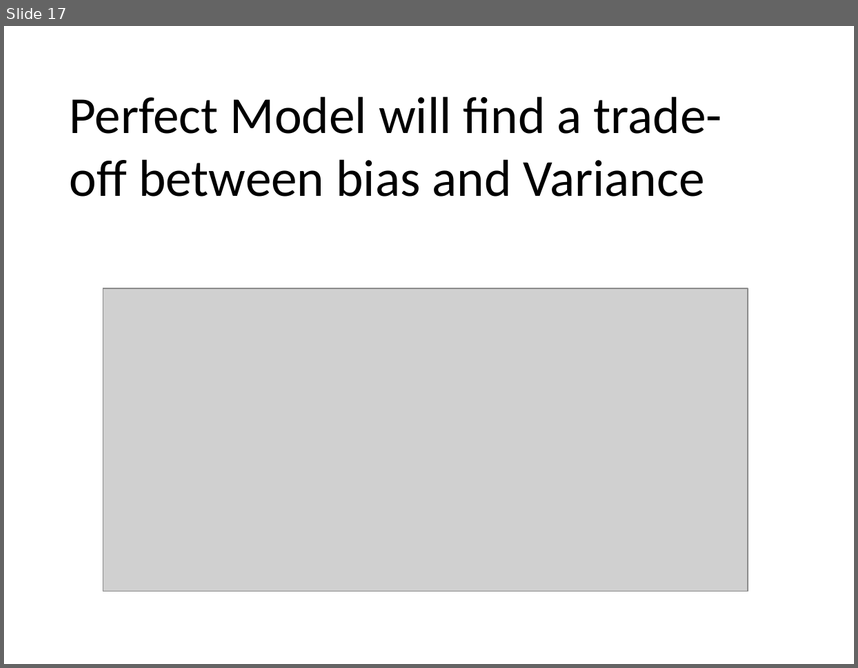
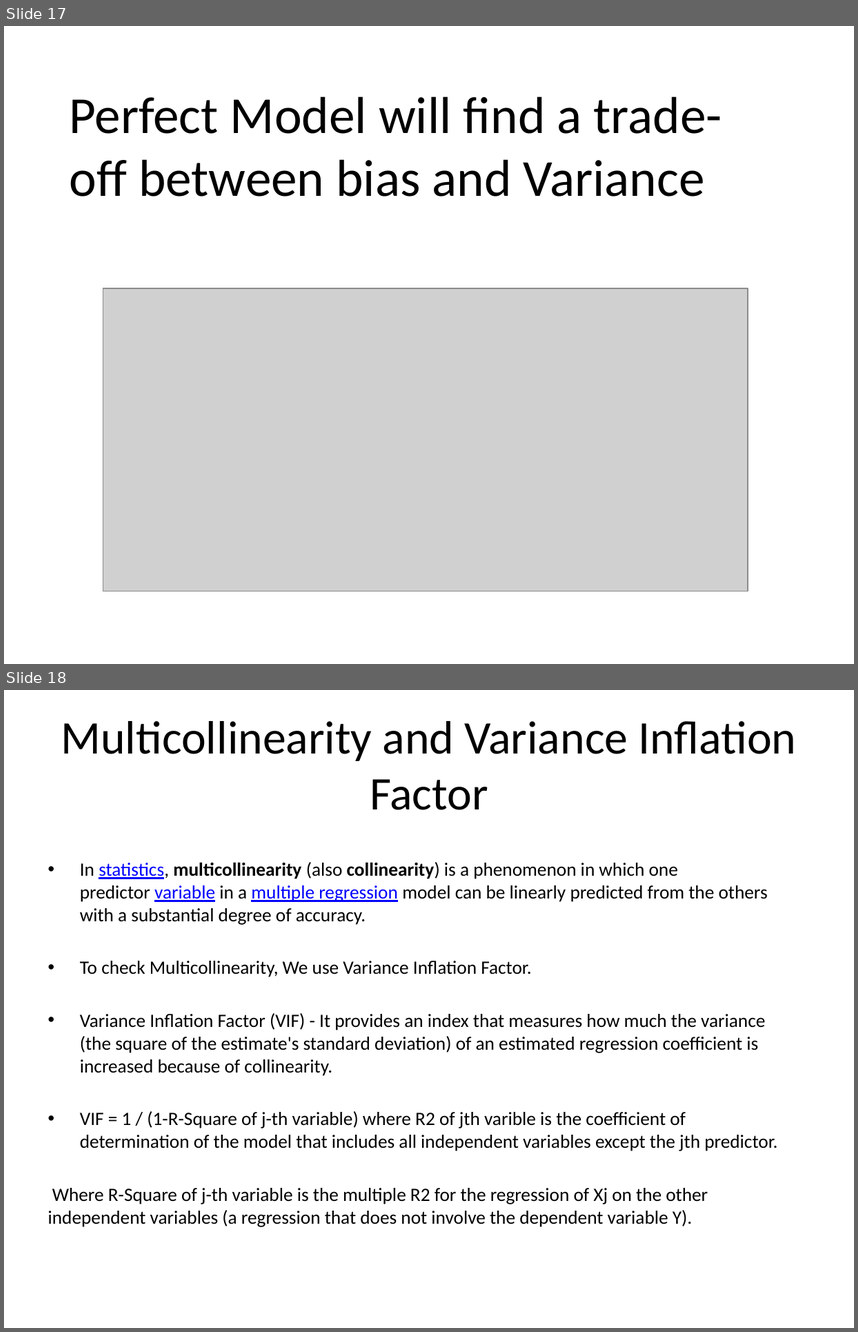
Before and after one commit to AAbbhishekk/IBMCApSTONE, a slide deck: Introduction To Linear Regression.pptx. Shown one above the other, each under a label of ours: slide 17 before the commit, slides 17 and 18 after it. The pictures are 858x668 and 858x1332 pixels, drawn with LibreOffice and Linux fonts; fonts in the diff are those of the drawing; grey boxes stand for pictures. Boxes give left, top, right and bottom in pixels: in the first picture for what was removed or moved away, otherwise in the second. Text is boxed around its words. In the diff, an @@ line names an element or a change of style, - is before the commit and + after.

```diff
--- a/Introduction To Linear Regression.pptx
+++ b/Introduction To Linear Regression.pptx
@@ slide 18 added at [4, 690, 854, 1328], background #FFFFFF @@
@@ title added at [61, 721, 797, 810], 39.6 pt, text #000000 @@
+Multicollinearity and Variance Inflation Factor
@@ text added at [48, 862, 777, 1227], 16 pt, text #000000 @@
+• In statistics, multicollinearity (also collinearity) is a phenomenon in which one predictor variable in a multiple regression model can be linearly predicted from the others with a substantial degree of accuracy.
+• To check Multicollinearity, We use Variance Inflation Factor.
+• Variance Inflation Factor (VIF) - It provides an index that measures how much the variance (the square of the estimate's standard deviation) of an estimated regression coefficient is increased because of collinearity.
+• VIF = 1 / (1-R-Square of j-th variable) where R2 of jth varible is the coefficient of determination of the model that includes all independent variables except the jth predictor.
+Where R-Square of j-th variable is the multiple R2 for the regression of Xj on the other independent variables (a regression that does not involve the dependent variable Y).
```
Also in this commit, not shown: 4 other slides added.
